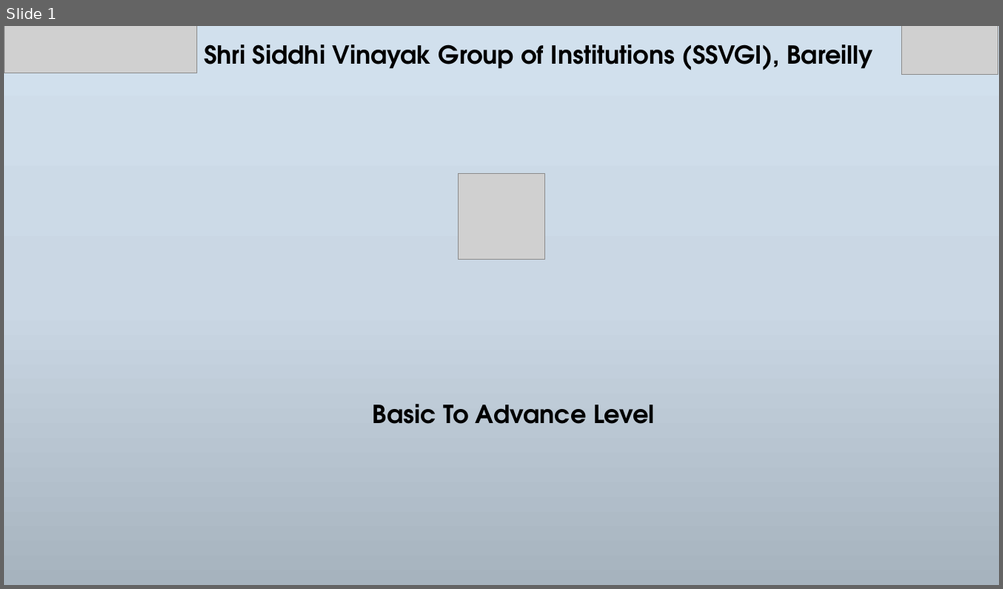
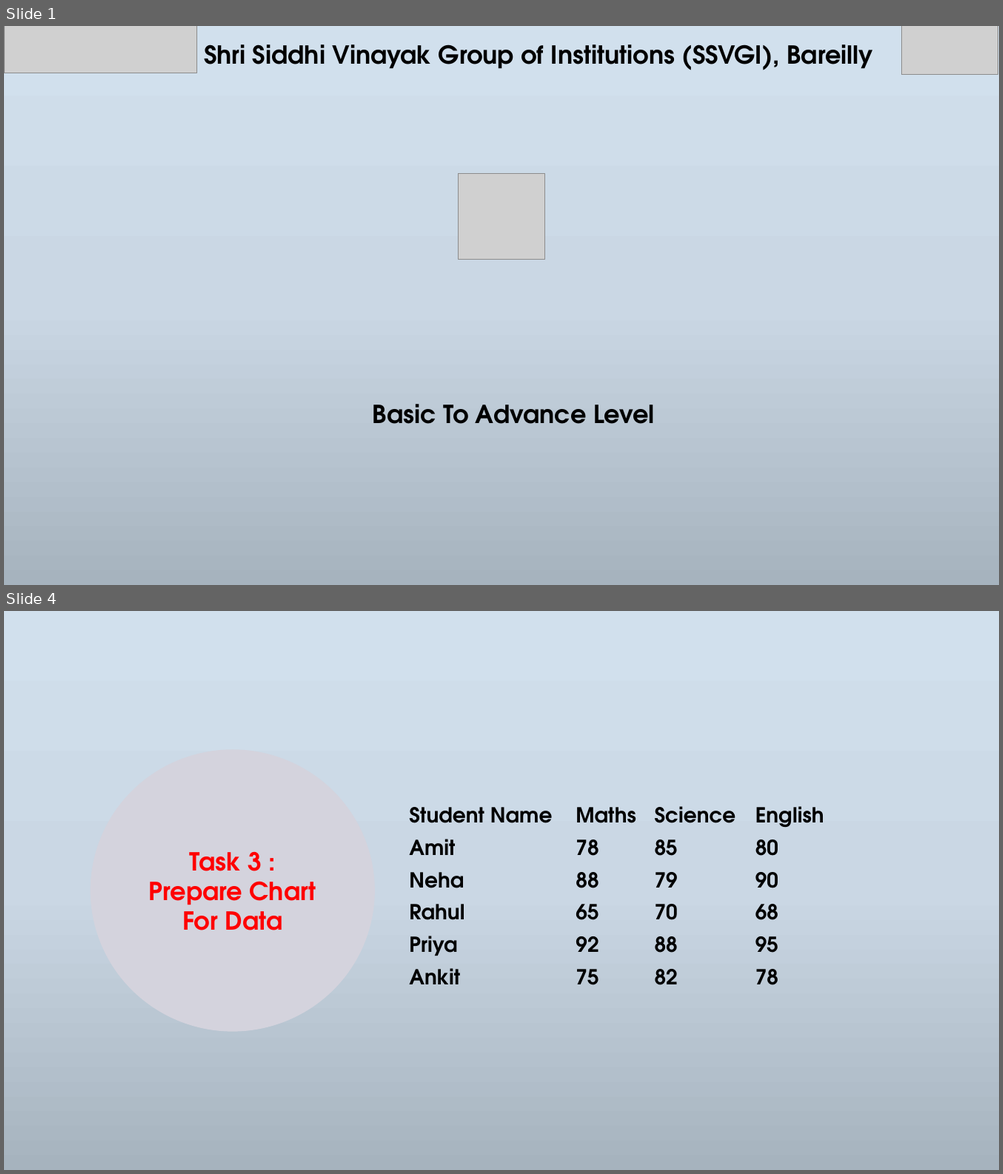
Before and after one commit to NeerajKatheriya1435/Siddhi-Vinayak-STD, a slide deck: Presentations Files/Day3.pptx. Shown one above the other, each under a label of ours: slide 1 before the commit, slides 1 and 4 after it; the slides between them are not shown. The pictures are 1003x589 and 1003x1174 pixels, drawn with LibreOffice and Linux fonts; fonts in the diff are those of the drawing; grey boxes stand for pictures; background and template pictures are left out. Boxes give left, top, right and bottom in pixels: in the first picture for what was removed or moved away, otherwise in the second. Text is boxed around its words. In the diff, an @@ line names an element or a change of style, - is before the commit and + after.

```diff
--- a/Presentations Files/Day3.pptx
+++ b/Presentations Files/Day3.pptx
@@ slide 4 added at (4, 611, 999, 1170), background gradient #D1E0EE to #CBD8E4 to #A7B3BE @@
@@ ellipse added at (91, 751, 374, 1032), fill #D4D3DD, outline #D4D3DD 1 pt, 24 pt, text #FF0000, bold @@
+Task 3 : Prepare Chart For Data
@@ table added at (401, 801, 854, 995), 6 rows, 4 columns @@
+Student Name | Maths | Science | English
+Amit | 78 | 85 | 80
+Neha | 88 | 79 | 90
+Rahul | 65 | 70 | 68
+Priya | 92 | 88 | 95
+Ankit | 75 | 82 | 78
```
Also in this commit, not shown: 1 slide changed, 4 other slides added, 5 slides removed, 4 other files.
